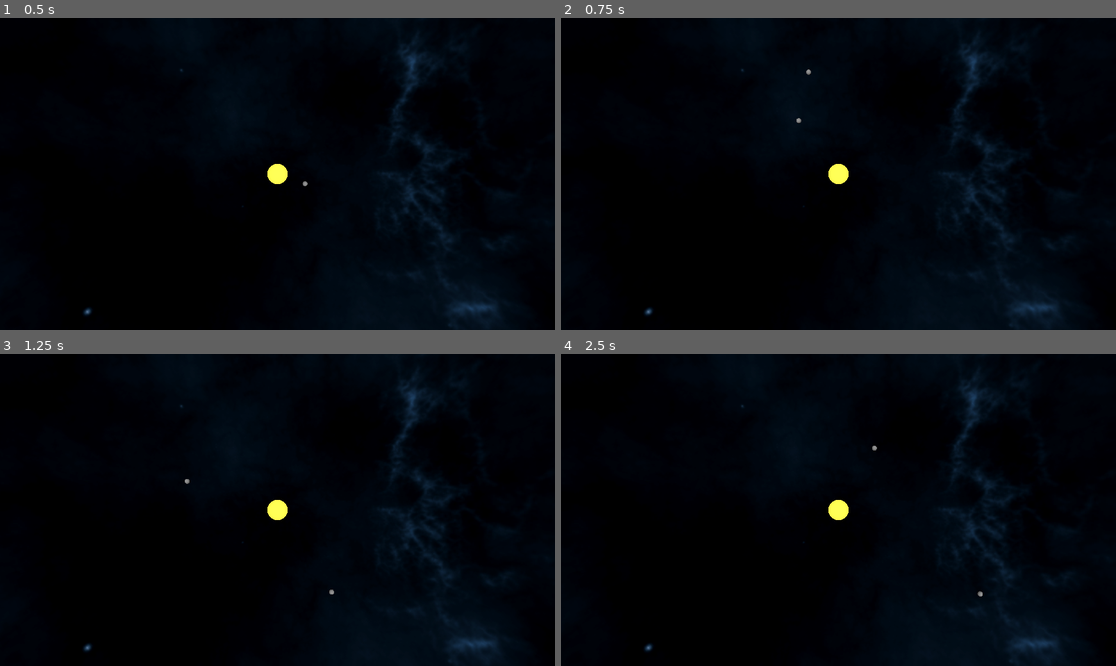
Above: before the commit, frames 1-4 (two rows, left to right).
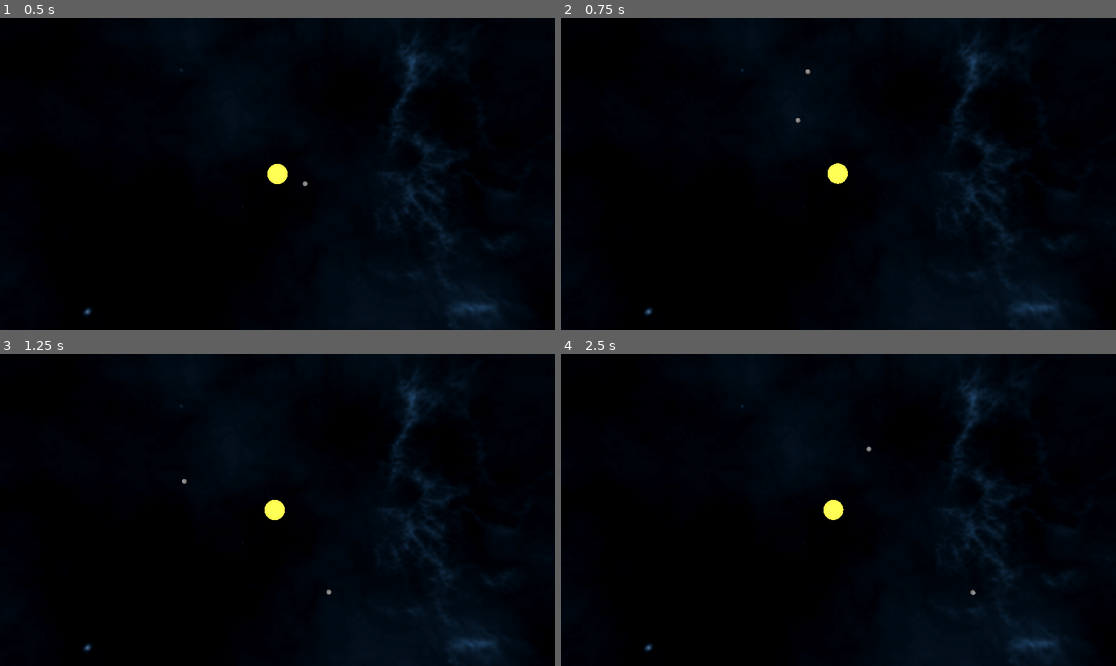
Above: after the commit, the same moments.

Repository: dyriusdev/Solar-System
Game: Godot game, scene res://test.tscn
Two runs of this game, one before a commit and one after it. Both use one fixed random seed, a clock stepped at 60 frames per second and the inputs below. The project has no main scene, so this scene is started directly.
Inputs (mouse positions are in pixels of both pictures, inside the frame that each line leads up to):
- Up to frame 1 (0.5 s): no input
- Up to frame 2 (0.75 s): move the mouse to (960, 158) at 0.52 s; hold D from 0.53 s (still down); tap Q at 0.6 s; click (960, 158) at 0.67 s
- Up to frame 3 (1.25 s): keep holding D; tap E at 0.8 s
- Up to frame 4 (2.5 s): move the mouse to (727, 525) at 1.27 s; release D at 1.28 s; hold S 1.28-2.03 s; tap E at 1.35, 2.3 s; click (727, 525) at 1.42 s; tap Q at 1.55, 2.1 s; move the mouse to (894, 441) at 2.02 s; hold D from 2.03 s (still down); click (894, 441) at 2.17 s

Frame 1 is identical in both runs. In frame 2, less than 0.1% of the frame differs, in the area x 42-52%, y 16-54%; in frame 3, 0.1%; in frame 4, 0.2%, in the area x 47-76%, y 29-78%.

Commit message:
basic camera moviment

Diff:
--- /dev/null
+++ b/Cam.gd
@@ -0,0 +1,91 @@
+extends Camera3D
+
+const SHIFT_MULTIPLIER = 2.5
+const ALT_MULTIPLIER = 1.0 / SHIFT_MULTIPLIER
+
+@export_range(0, 1) var sensitivity : float = 0.25
+
+var mousePosition : Vector2 = Vector2(0, 0)
+var totalPitch : float = 0
+
+var direction : Vector3 = Vector3(0, 0, 0)
+var velocity : Vector3 = Vector3(0, 0, 0)
+var acceleration : int = 30
+var friction : int = -10
+var multiplier : int = 4
+
+var w : bool = false
+var s : bool = false
+var a : bool = false
+var d : bool = false
+var q : bool = false
+var e : bool = false
+var shift : bool = false
+var alt : bool = false
+
+func _input(event : InputEvent) -> void:
+    if is_instance_of(event, InputEventMouseMotion):
+        mousePosition = event.relative
+
+    if is_instance_of(event, InputEventMouseButton):
+        match event.button_index:
+            MOUSE_BUTTON_RIGHT:
+                Input.set_mouse_mode(Input.MOUSE_MODE_CAPTURED if event.is_pressed() else Input.MOUSE_MODE_VISIBLE)
+            MOUSE_BUTTON_WHEEL_UP:
+                multiplier = clamp(multiplier * 1.1, 0.2, 20)
+            MOUSE_BUTTON_WHEEL_DOWN:
+                multiplier = clamp(multiplier / 1.1, 0.2, 20)
+
+    if is_instance_of(event, InputEventKey):
+        match event.keycode:
+            KEY_W:
+                w = event.is_pressed()
+            KEY_S:
+                s = event.is_pressed()
+            KEY_A:
+                a = event.is_pressed()
+            KEY_D:
+                d = event.is_pressed()
+            KEY_Q:
+                q = event.is_pressed()
+            KEY_E:
+                e = event.is_pressed()
+    pass
+
+func _process(delta : float) -> void:
+    UpdateMoviment(delta)
+    UpdateMouseLook()
+    pass
+
+func UpdateMoviment(delta : float) -> void:
+    direction = Vector3(float(d) - float(a), float(e) - float(q), float(s) - float(w))
+
+    var offset : Vector3 = direction.normalized() * acceleration * multiplier * delta + velocity.normalized() * friction * multiplier * delta
+
+    var speed_multi : float = 1
+    if shift:
+        speed_multi *= SHIFT_MULTIPLIER
+    if alt:
+        speed_multi *= ALT_MULTIPLIER
+
+    if direction == Vector3.ZERO and offset.length_squared() > velocity.length_squared():
+        velocity = Vector3.ZERO
+    else:
+        velocity.x = clamp(velocity.x + offset.x, - multiplier, multiplier)
+        velocity.y = clamp(velocity.y + offset.y, - multiplier, multiplier)
+        velocity.z = clamp(velocity.z + offset.z, - multiplier, multiplier)
+        translate(velocity * delta * speed_multi)
+    pass
+
+func UpdateMouseLook() -> void:
+    if Input.get_mouse_mode() == Input.MOUSE_MODE_CAPTURED:
+        mousePosition *= sensitivity
+        var yaw = mousePosition.x
+        var pitch = mousePosition.y
+        mousePosition = Vector2(0, 0)
+
+        pitch = clamp(pitch, -90 - totalPitch, 90 - totalPitch)
+        totalPitch += pitch
+        rotate_y(deg_to_rad(-yaw))
+        rotate_object_local(Vector3(1,0,0), deg_to_rad(-pitch))
+    pass
--- a/test.tscn
+++ b/test.tscn
@@ -1,7 +1,8 @@
-[gd_scene load_steps=11 format=3 uid="uid://cs4l45iqix3jd"]
+[gd_scene load_steps=12 format=3 uid="uid://cs4l45iqix3jd"]
 
 [ext_resource type="Script" path="res://src/classes/celestialbody.gd" id="1_s38bt"]
 [ext_resource type="Texture2D" uid="uid://ea7ucsr8ayoa" path="res://assets/skybox.png" id="1_se78c"]
+[ext_resource type="Script" path="res://Cam.gd" id="2_b1ky5"]
 
 [sub_resource type="PanoramaSkyMaterial" id="PanoramaSkyMaterial_8fq6c"]
 panorama = ExtResource("1_se78c")
@@ -40,8 +41,9 @@
 [node name="Cam" type="Camera3D" parent="."]
 transform = Transform3D(1, 0, 0, 0, -4.37114e-08, 1, 0, -1, -4.37114e-08, 0, 200, 0)
 current = true
+script = ExtResource("2_b1ky5")
 
-[node name="DirectionalLight3D" type="DirectionalLight3D" parent="Cam"]
+[node name="Light" type="DirectionalLight3D" parent="Cam"]
 
 [node name="Sun" type="RigidBody3D" parent="."]
 mass = 1e+06
